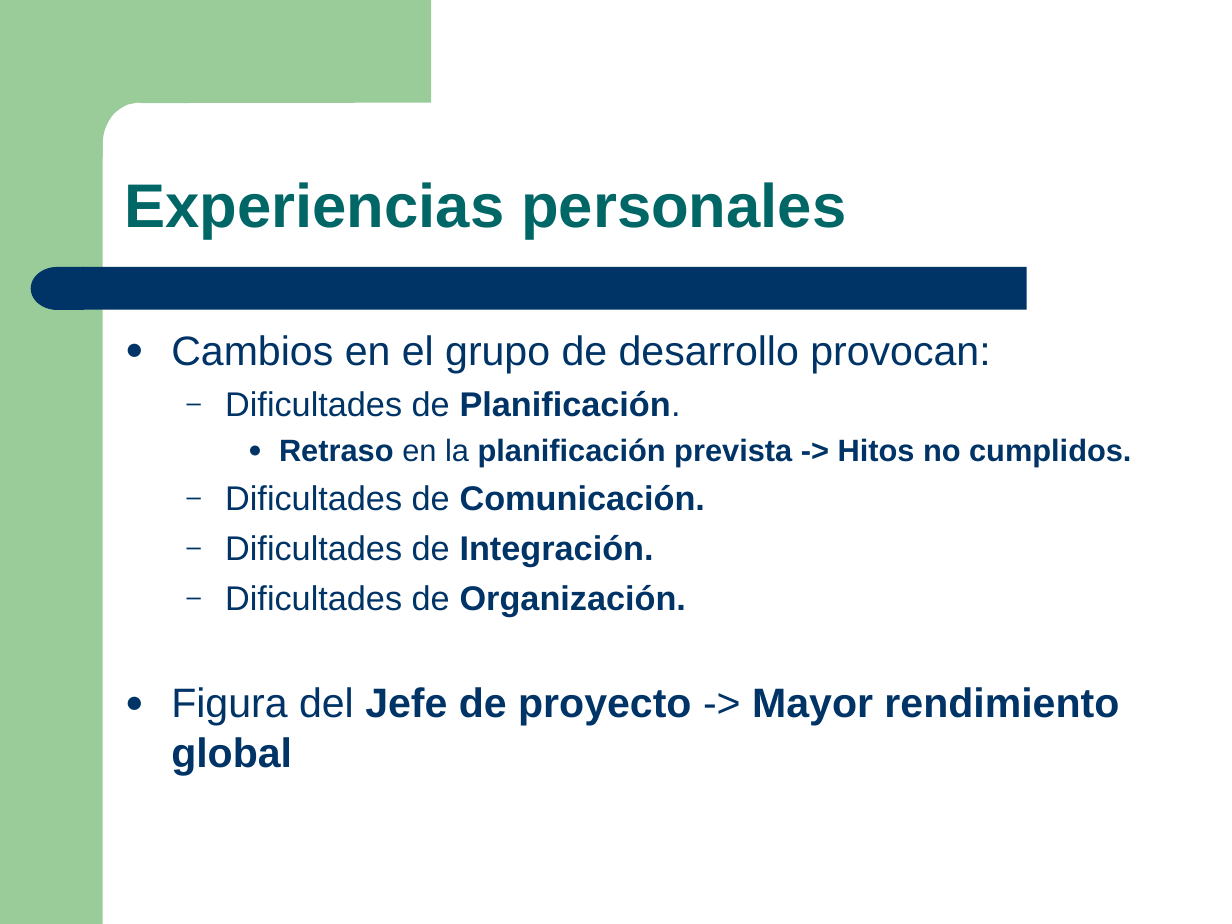
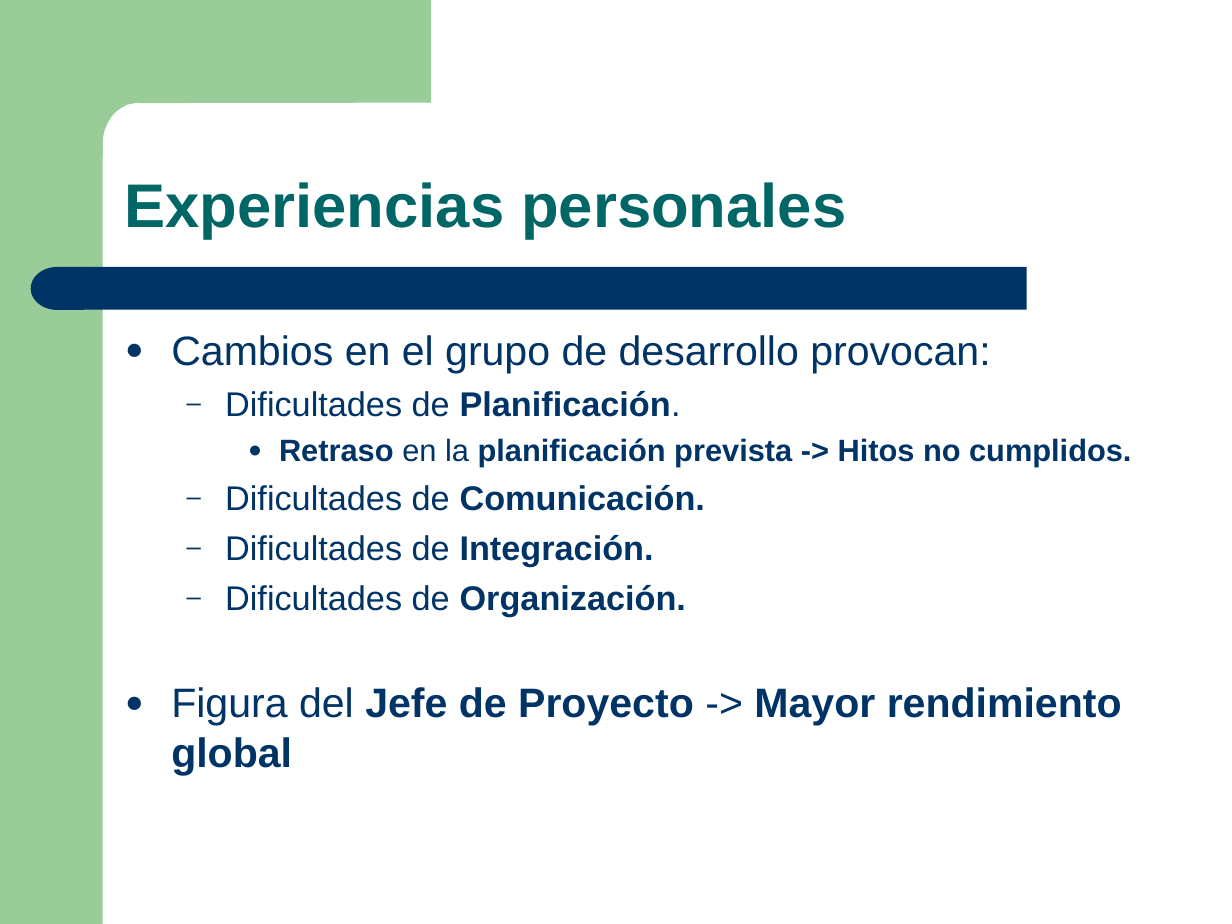
Before and after one commit to salcedonia/egorilla-software-engineering-2008-2009, a slide deck: slide 10 of doc/presentaciones/Presentacion_01-04-2009.ppt (slide 7 before the commit). Drawn at 1232x924 pixels with LibreOffice and Linux fonts; fonts in the diff are those of the drawing. Boxes give left, top, right and bottom in pixels: in the first picture for what was removed or moved away, otherwise in the second. Text is boxed around its words. In the diff, an @@ line names an element or a change of style, - is before the commit and + after.

```diff
--- a/doc/presentaciones/Presentacion_01-04-2009.ppt
+++ b/doc/presentaciones/Presentacion_01-04-2009.ppt
@@ text at bbox=[171, 687, 1122, 775]: text changed @@
-● Figura del Jefe de proyecto -> Mayor rendimiento global
+● Figura del Jefe de Proyecto -> Mayor rendimiento global
```
Also in this commit, not shown: 2 other slides changed, 4 slides added, 1 slide removed.
